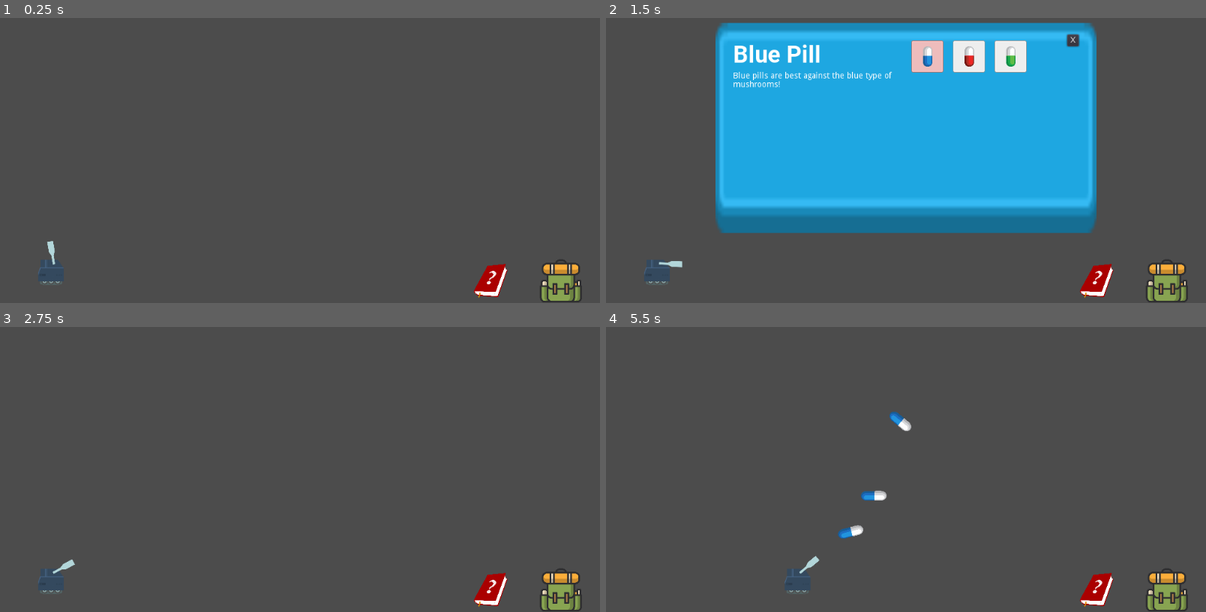
Above: before the commit, frames 1-4 (two rows, left to right).
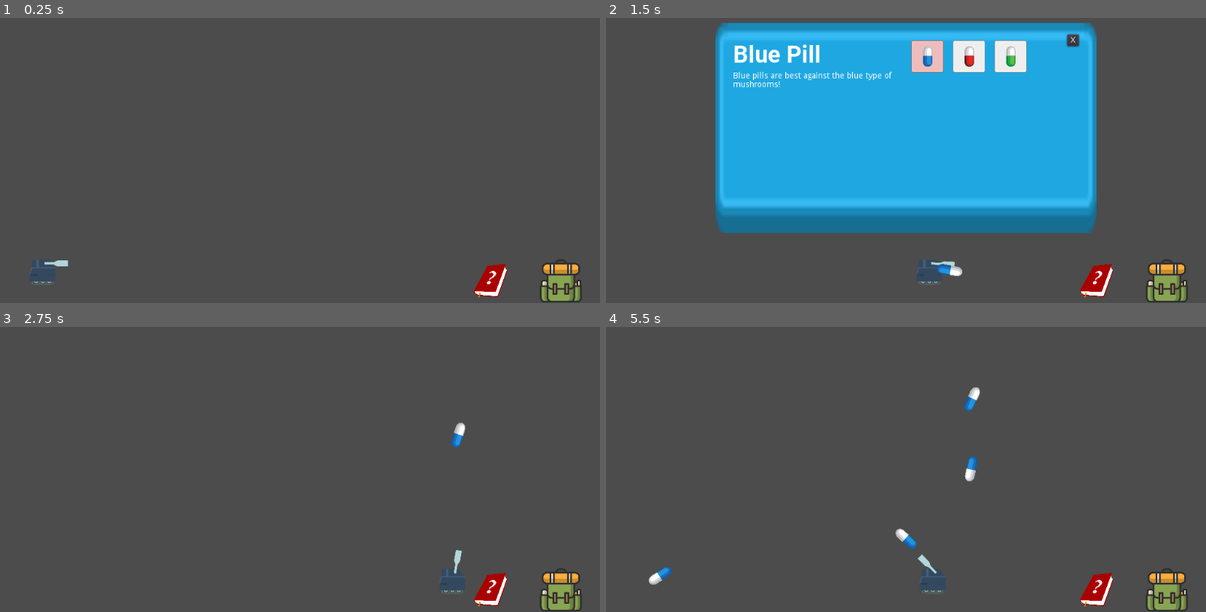
Above: after the commit, the same moments.

Repository: kleimaj/gaming-club-dev
Game: Godot game, scene res://Scenes/Game.tscn
The game is run twice, just before and just after one commit, with the same random seed, the same clock (stepped at 60 frames per second) and the same inputs.
Inputs (mouse positions are in pixels of both pictures, inside the frame that each line leads up to):
- Up to frame 1 (0.25 s): no input
- Up to frame 2 (1.5 s): click (1098, 280) at 0.5 s; click (1170, 280) at 1.25 s
- Up to frame 3 (2.75 s): click "X" at 2 s
- Up to frame 4 (5.5 s): move the mouse to (1038, 418) at 2.77 s; hold D (forward) 2.78-3.53 s; click (1038, 418) at 2.85 s; tap Space (click, bound only before the commit) at 3.05, 3.6, 4.55, 5.1 s; move the mouse to (786, 455) at 3.52 s; hold A (back) 3.53-4.28 s; click (786, 455) at 3.8 s; move the mouse to (966, 361) at 4.27 s; hold D (forward) from 4.28 s (still down); click (966, 361) at 4.35 s; move the mouse to (876, 506) at 5.02 s; click (876, 506) at 5.3 s

The runs differ from the first frame. In frame 1, 0.2% of the frame differs, in the area x 4-12%, y 78-94%; in frame 2, 0.4%; in frame 3, 0.4%; in frame 4, 1.2%, in the area x 7-63%, y 20-94%.

Commit message:
control changes

Diff:
--- a/Scripts/Tank.gd
+++ b/Scripts/Tank.gd
@@ -6,19 +6,34 @@
 var ammo_texture = "res://Assets/GFX/Projectiles/pill_0.png"
 var velocity = Vector2()
 var can_shoot = true
-
+var changemuzzle = false
 func _ready():
 	$ShootTimer.wait_time = gun_cooldown
 
 func control(delta):
-	$Muzzle.look_at(get_global_mouse_position())
+
 	velocity = Vector2()
-	if Input.is_action_pressed('forward'):
-		velocity = Vector2(speed, 0)
-	if Input.is_action_pressed('back'):
-		velocity = Vector2(-speed, 0)
-	if Input.is_action_just_pressed('click'):
+	velocity = Vector2((get_viewport().get_mouse_position() - position).x,0)
+#	if Input.is_action_pressed('forward'):
+#		velocity = Vector2(speed, 0)
+#	if Input.is_action_pressed('back'):
+#		velocity = Vector2(-speed, 0)
+	if Input.is_action_just_pressed('click') || changemuzzle == true:
+		velocity = Vector2()
+		changemuzzle = true
+		$Muzzle.look_at(get_global_mouse_position())
+	if Input.is_action_just_released("click"):
+		changemuzzle = false
 		shoot()
+#func control(delta):
+#	$Muzzle.look_at(get_global_mouse_position())
+#	velocity = Vector2()
+#	if Input.is_action_pressed('forward'):
+#		velocity = Vector2(speed, 0)
+#	if Input.is_action_pressed('back'):
+#		velocity = Vector2(-speed, 0)
+#	if Input.is_action_just_pressed('click'):
+#		shoot()
 
 func shoot():
 		$ShootTimer.start()
--- a/project.godot
+++ b/project.godot
@@ -33,7 +33,7 @@
 }
 click={
 "deadzone": 0.5,
-"events": [ Object(InputEventKey,"resource_local_to_scene":false,"resource_name":"","device":0,"alt":false,"shift":false,"control":false,"meta":false,"command":false,"pressed":false,"scancode":32,"unicode":0,"echo":false,"script":null)
+"events": [ Object(InputEventMouseButton,"resource_local_to_scene":false,"resource_name":"","device":0,"alt":false,"shift":false,"control":false,"meta":false,"command":false,"button_mask":0,"position":Vector2( 0, 0 ),"global_position":Vector2( 0, 0 ),"factor":1.0,"button_index":1,"pressed":false,"doubleclick":false,"script":null)
  ]
 }
 
